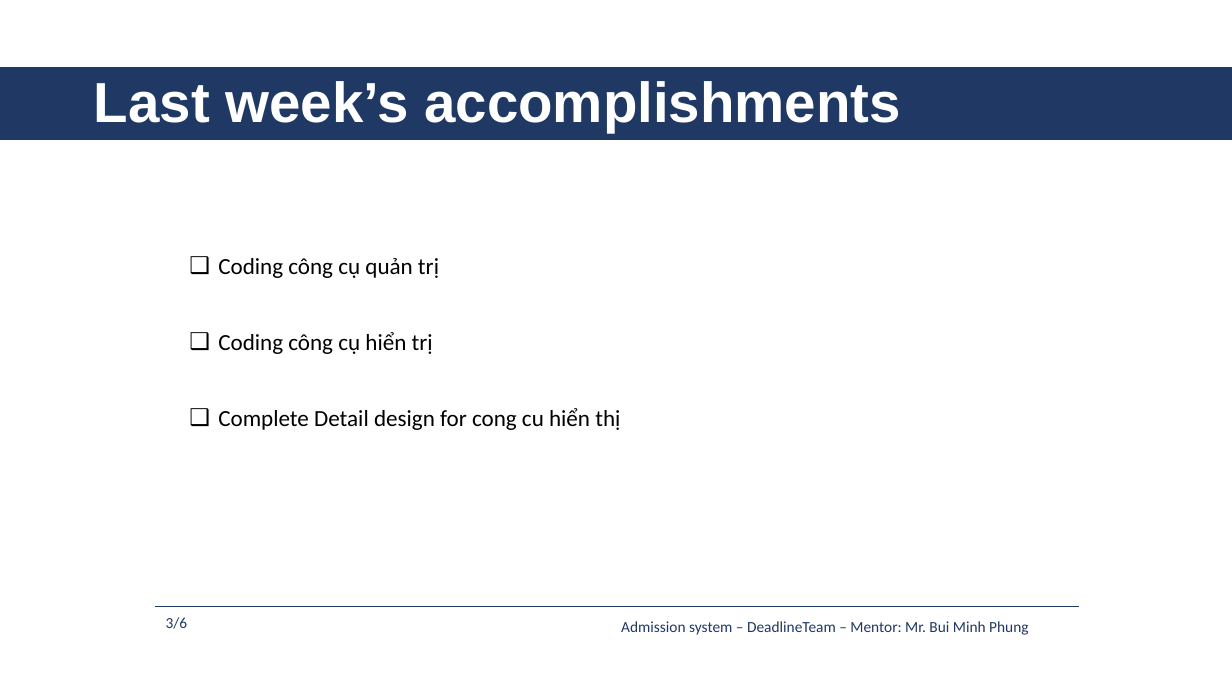
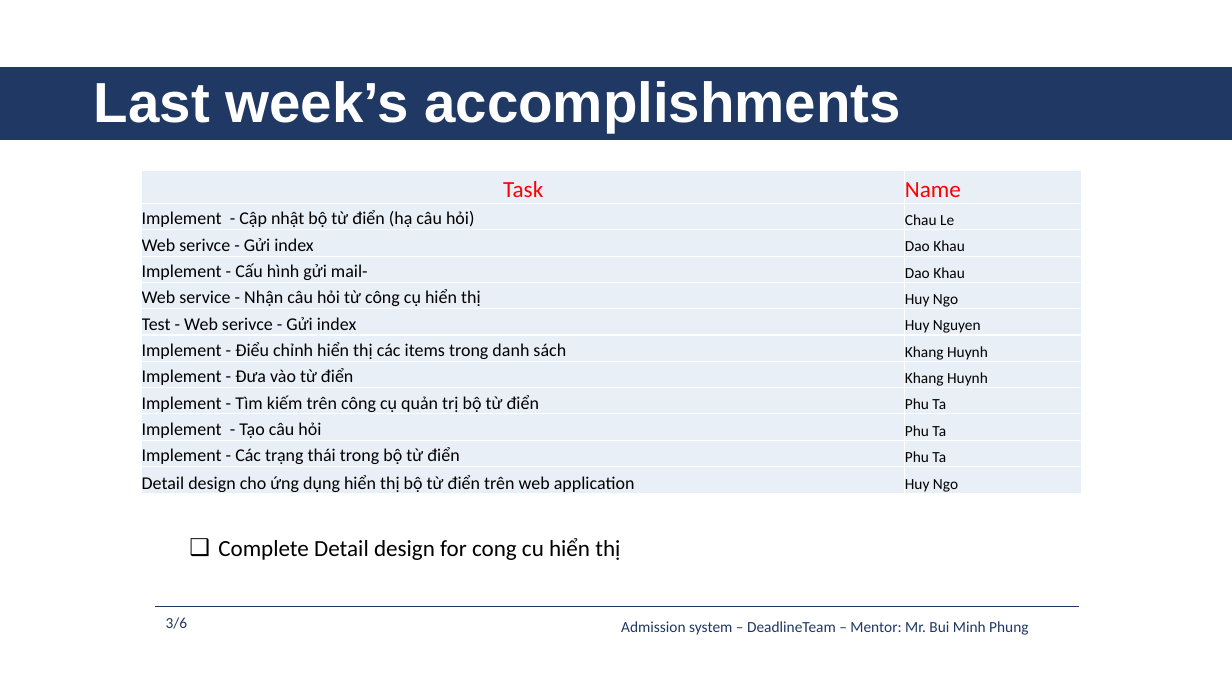
Before and after one commit to daotk/cap-deadline, a slide deck: slide 3 of 9. Presentation/AS_DeadlineTeam_Week22.pptx. Drawn at 1232x693 pixels with LibreOffice and Linux fonts; fonts in the diff are those of the drawing. Boxes give left, top, right and bottom in pixels: in the first picture for what was removed or moved away, otherwise in the second. Text is boxed around its words. In the diff, an @@ line names an element or a change of style, - is before the commit and + after.

```diff
--- a/9. Presentation/AS_DeadlineTeam_Week22.pptx
+++ b/9. Presentation/AS_DeadlineTeam_Week22.pptx
@@ table added at [141, 171, 1081, 496], 12 rows, 2 columns @@
+Task | Name
+Implement - Cập nhật bộ từ điển (hạ câu hỏi) | Chau Le
+Web serivce - Gửi index | Dao Khau
+Implement - Cấu hình gửi mail- | Dao Khau
+Web service - Nhận câu hỏi từ công cụ hiển thị | Huy Ngo
+Test - Web serivce - Gửi index | Huy Nguyen
+Implement - Điểu chỉnh hiển thị các items trong danh sách | Khang Huynh
+Implement - Đưa vào từ điển | Khang Huynh
+Implement - Tìm kiếm trên công cụ quản trị bộ từ điển | Phu Ta
+Implement - Tạo câu hỏi | Phu Ta
+Implement - Các trạng thái trong bộ từ điển | Phu Ta
+Detail design cho ứng dụng hiển thị bộ từ điển trên web application | Huy Ngo
@@ text removed at [218, 258, 439, 278] @@
-❑ Coding công cụ quản trị
@@ text removed at [218, 332, 433, 354] @@
-❑ Coding công cụ hiển trị
@@ text "Complete Detail design for cong ...": place and size @@
-text "Complete Detail design for cong ..." at [218, 408, 620, 430]
+text "Complete Detail design for cong ..." at [218, 538, 620, 560]
```
Also in this commit, not shown: 4 other slides changed, 37 other files.
